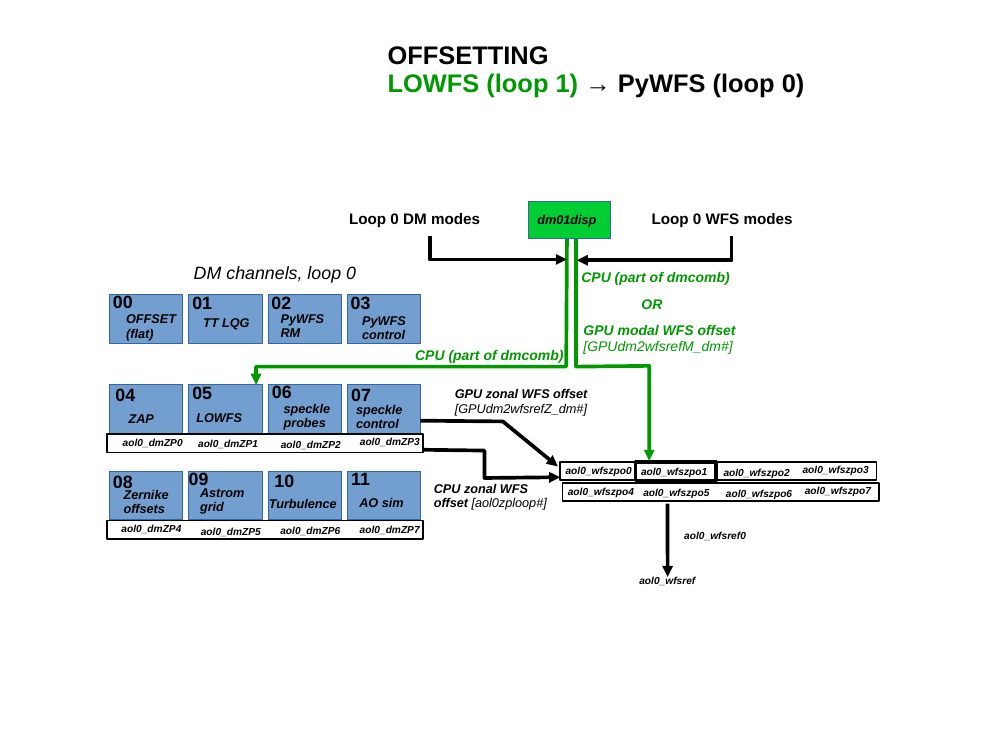
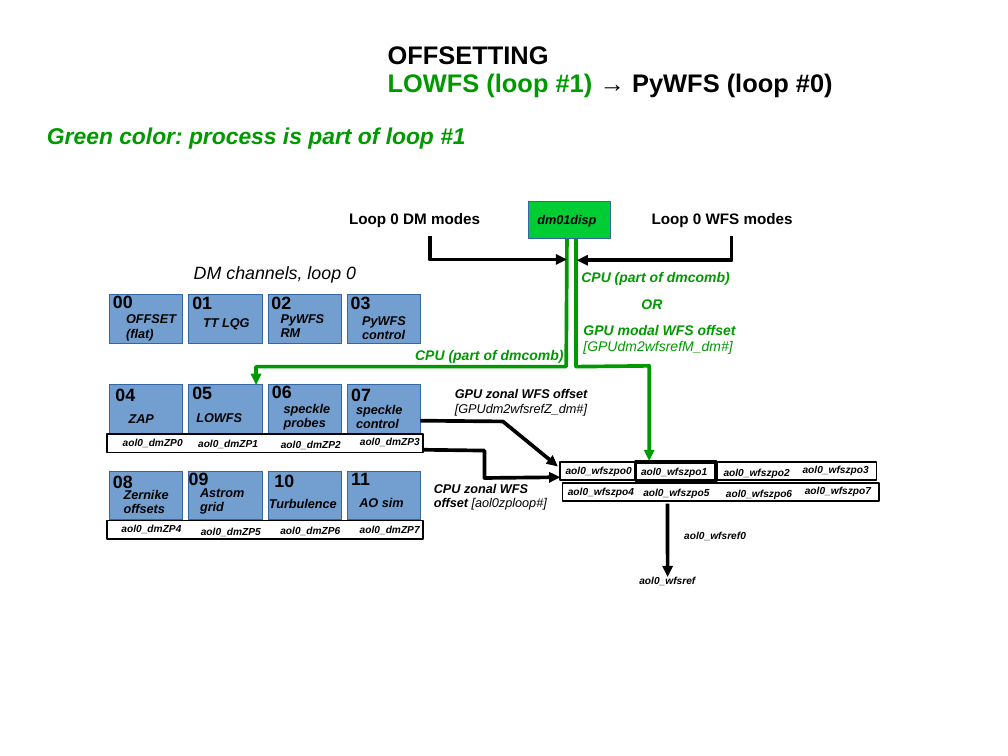
Before and after one commit to oguyon/Cfits, a slide deck: slide 6 of src/AOloopControl/doc/AOloopControl_figs.ppt. Drawn at 1008x756 pixels with LibreOffice and Linux fonts; fonts in the diff are those of the drawing. Boxes give left, top, right and bottom in pixels: in the first picture for what was removed or moved away, otherwise in the second. Text is boxed around its words. In the diff, an @@ line names an element or a change of style, - is before the commit and + after.

```diff
--- a/src/AOloopControl/doc/AOloopControl_figs.ppt
+++ b/src/AOloopControl/doc/AOloopControl_figs.ppt
@@ text at (388, 73, 833, 98): text changed @@
-LOWFS (loop 1) → PyWFS (loop 0)
+LOWFS (loop #1) → PyWFS (loop #0)
@@ text added at (47, 127, 465, 149), 18 pt, text #009900, bold, italic @@
+Green color: process is part of loop #1
```
Also in this commit, not shown: 3 other slides changed, 3 other files.
